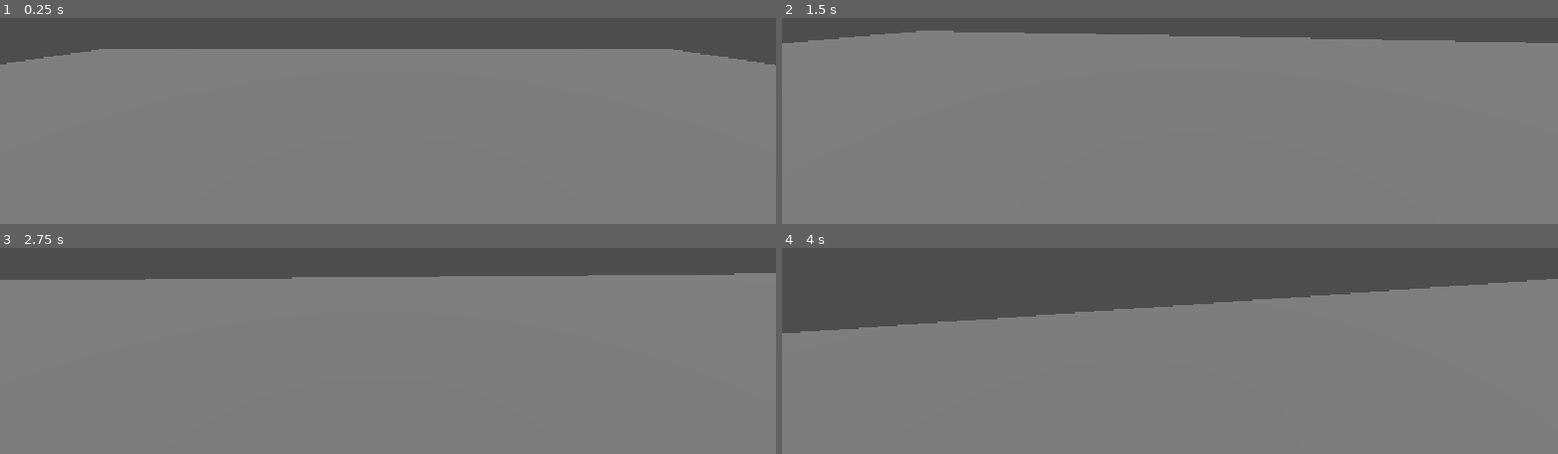
Above: before the commit, frames 1-4 (two rows, left to right).
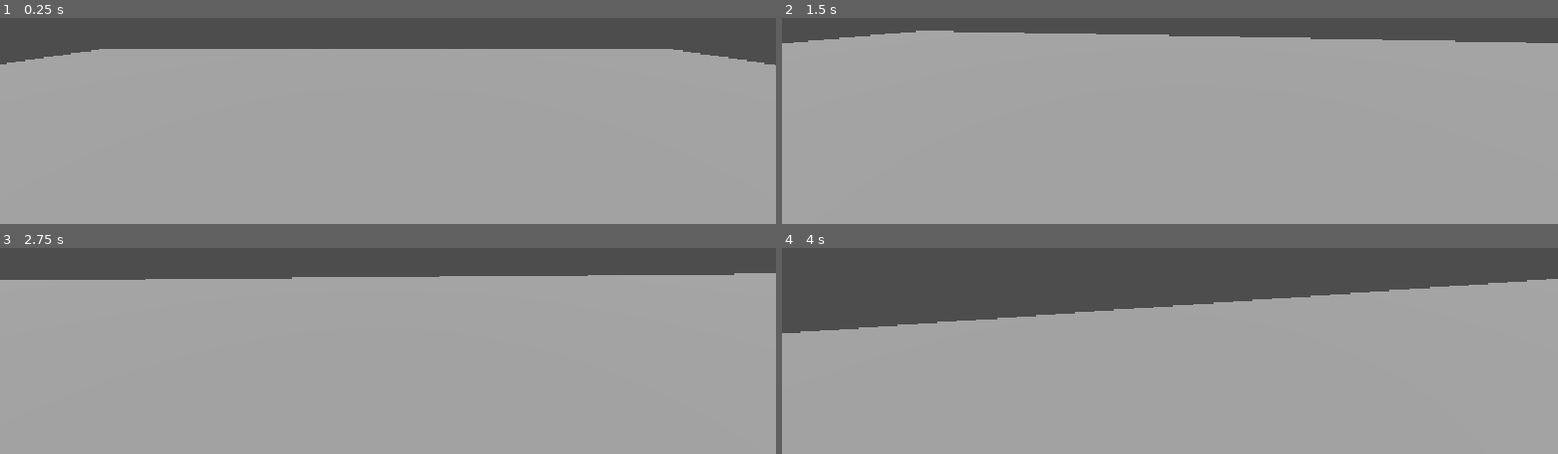
Above: after the commit, the same moments.

Repository: lnwextra2/lawn-mower-simulator
Game: Godot game, scene res://world/test_level.tscn
The game is run twice, just before and just after one commit, with the same random seed, the same clock (stepped at 60 frames per second) and the same inputs.
Inputs (mouse positions are in pixels of both pictures, inside the frame that each line leads up to):
- Up to frame 1 (0.25 s): no input
- Up to frame 2 (1.5 s): move the mouse to (outside the picture) at 0.52 s; hold W (move_forward) from 0.53 s (still down); tap Space (jump) at 0.77 s; move the mouse to (outside the picture) at 1.27 s
- Up to frame 3 (2.75 s): keep holding W (move_forward); tap Space (jump) at 1.52 s; tap Enter at 2 s; move the mouse to (outside the picture) at 2.02 s
- Up to frame 4 (4 s): keep holding W (move_forward); tap Space (jump) at 2.75, 3.02, 3.77 s; move the mouse to (outside the picture) at 2.77 s; move the mouse to (outside the picture) at 3.52 s

The runs differ from the first frame. In frame 1, 84% of the frame differs, in the area x 0-100%, y 15-100%; in frame 2, 91%, in the area x 0-100%, y 6-100%; in frame 3, 86%; in frame 4, 72%.

Commit message:
Add player shadow mesh + WorldEnvironment for shadow contrast
- player.tscn: added a MeshInstance3D (CapsuleMesh matching the
  collision shape) with Cast Shadow set to "Shadows Only" - renders no
  visible geometry (would otherwise clip the first-person camera,
  which sits inside the capsule) but still casts a shadow, so the
  player is visible on the ground without being visible on-screen.
- test_level.tscn: added a WorldEnvironment. Without one, Godot falls
  back to a flat ambient light that washed out shadow contrast, making
  the capsule shadow barely visible. Ambient Light Energy lowered to
  0.3. This node will be reused for the day/night sky later.

Co-Authored-By: Claude Opus 4.8 <noreply@anthropic.com>

Diff:
--- a/player/player.tscn
+++ b/player/player.tscn
@@ -3,6 +3,8 @@
 [ext_resource type="Script" uid="uid://w7g8a1a33v7t" path="res://player/player.gd" id="1_oul6g"]
 
 [sub_resource type="CapsuleShape3D" id="CapsuleShape3D_5iqjx"]
+
+[sub_resource type="CapsuleMesh" id="CapsuleMesh_5h11f"]
 
 [node name="Player" type="CharacterBody3D" unique_id=799154422]
 script = ExtResource("1_oul6g")
@@ -13,3 +15,8 @@
 
 [node name="Camera3D" type="Camera3D" parent="." unique_id=1286849724]
 transform = Transform3D(1, 0, 0, 0, 1, 0, 0, 0, 1, 0, 1.6, 0)
+
+[node name="MeshInstance3D" type="MeshInstance3D" parent="." unique_id=1401295645]
+transform = Transform3D(1, 0, 0, 0, 1, 0, 0, 0, 1, 0, 1, 0)
+cast_shadow = 3
+mesh = SubResource("CapsuleMesh_5h11f")
--- a/world/test_level.tscn
+++ b/world/test_level.tscn
@@ -7,6 +7,9 @@
 
 [sub_resource type="BoxMesh" id="BoxMesh_5h11f"]
 size = Vector3(50, 1, 50)
+
+[sub_resource type="Environment" id="Environment_5h11f"]
+ambient_light_energy = 0.3
 
 [node name="TestLevel" type="Node3D" unique_id=1935669822]
 
@@ -22,6 +25,10 @@
 
 [node name="DirectionalLight3D" type="DirectionalLight3D" parent="Floor" unique_id=824571888]
 transform = Transform3D(1, 0, 0, 0, 0.70710677, 0.70710677, 0, -0.70710677, 0.70710677, 0, 0, 0)
+shadow_enabled = true
 
 [node name="Player" parent="." unique_id=799154422 instance=ExtResource("1_8jkpt")]
 transform = Transform3D(1, 0, 0, 0, 1, 0, 0, 0, 1, 0, 2, 0)
+
+[node name="WorldEnvironment" type="WorldEnvironment" parent="." unique_id=695950947]
+environment = SubResource("Environment_5h11f")
